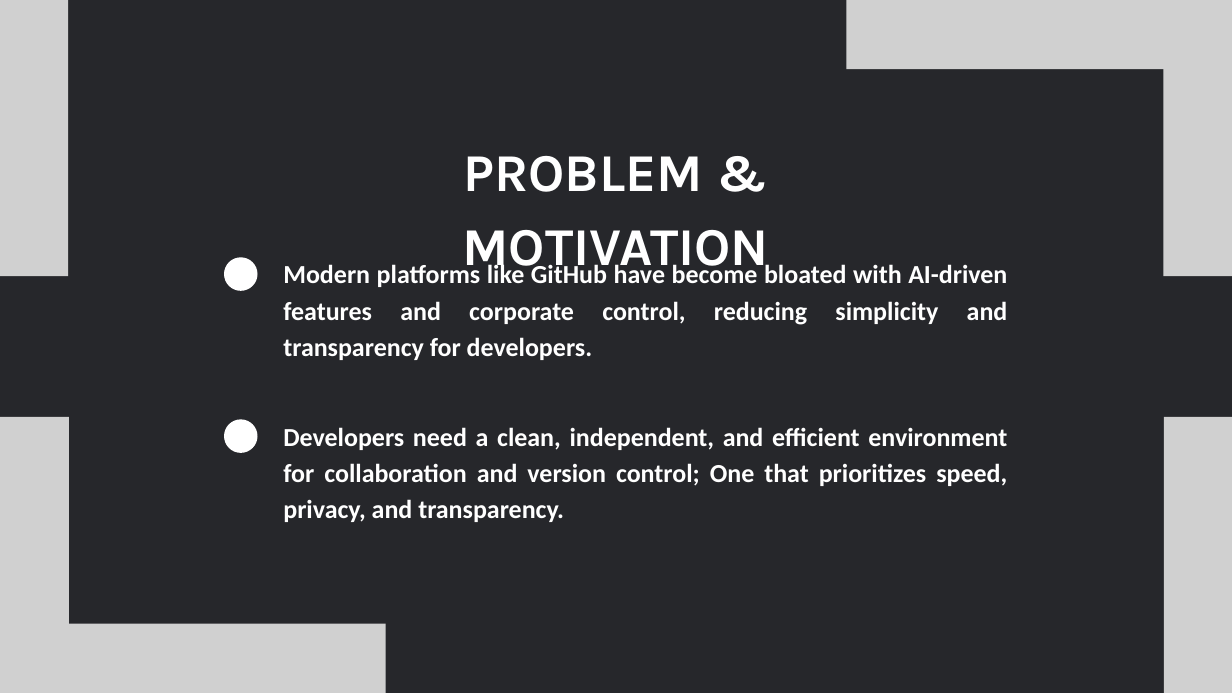
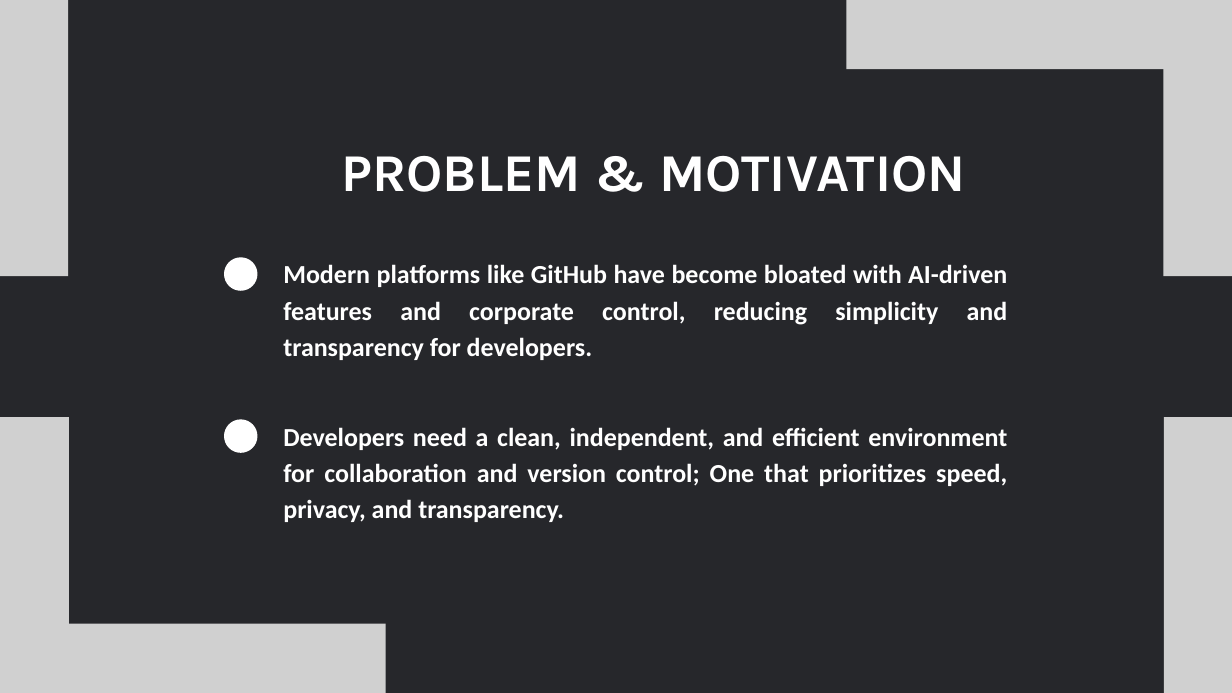
Before and after one commit to ElementaleLord/Chizel, a slide deck: slide 3 of docs/FYP Presentation.pptx. Drawn at 1232x693 pixels with LibreOffice and Linux fonts; fonts in the diff are those of the drawing; grey boxes stand for pictures. Boxes give left, top, right and bottom in pixels: in the first picture for what was removed or moved away, otherwise in the second. Text is boxed around its words. In the diff, an @@ line names an element or a change of style, - is before the commit and + after.

```diff
--- a/docs/FYP Presentation.pptx
+++ b/docs/FYP Presentation.pptx
@@ text "PROBLEM & MOTIVATION" rewrapped from (463, 156, 770, 278) to (341, 156, 966, 192) @@
@@ text "Modern platforms like GitHub have ..." at (283, 264, 1008, 360): size 30.3 to 30.4 pt @@
```
Also in this commit, not shown: 10 other slides changed, 2 other files.
